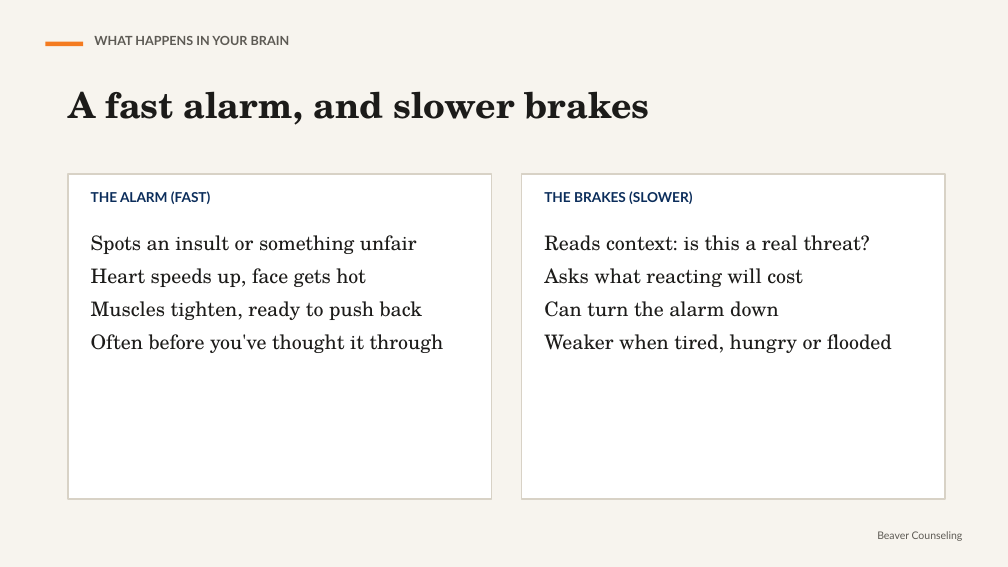
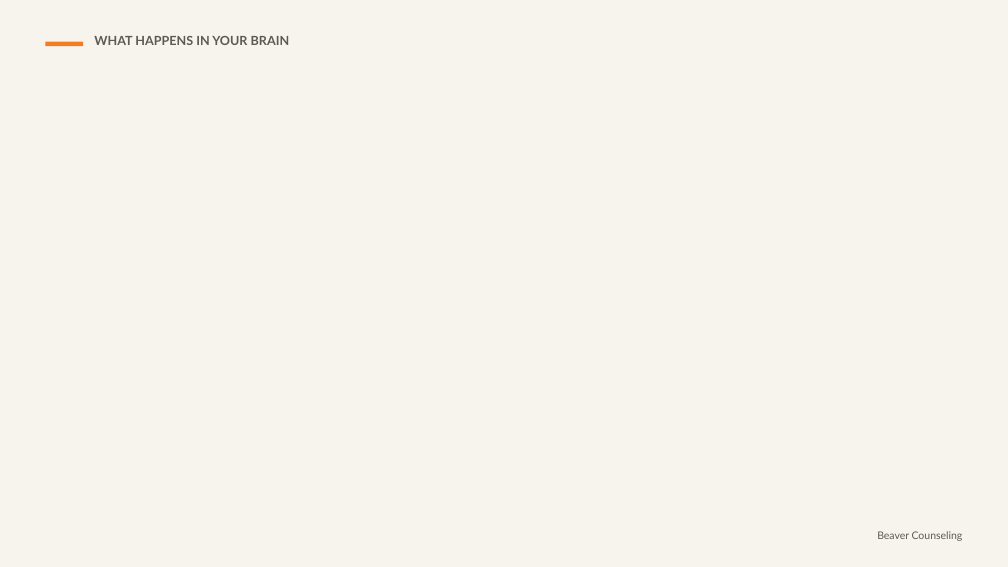
Before and after one commit to rmwtoolkit/bcds-toolkit, a slide deck: slide 4 of decks/anger-is-information-lesson-v2.pptx. Drawn at 1008x567 pixels with LibreOffice and Linux fonts; fonts in the diff are those of the drawing; background and template pictures are left out. Boxes give left, top, right and bottom in pixels: in the first picture for what was removed or moved away, otherwise in the second. Text is boxed around its words. In the diff, an @@ line names an element or a change of style, - is before the commit and + after.

```diff
--- a/decks/anger-is-information-lesson-v2.pptx
+++ b/decks/anger-is-information-lesson-v2.pptx
@@ text removed at <box>68,91,650,125</box> @@
-A fast alarm, and slower brakes
@@ rectangle removed at <box>68,174,492,499</box> @@
@@ rectangle removed at <box>522,174,945,499</box> @@
@@ text removed at <box>91,191,210,204</box> @@
-THE ALARM (FAST)
@@ text removed at <box>544,191,692,204</box> @@
-THE BRAKES (SLOWER)
@@ text removed at <box>91,235,444,353</box> @@
-Spots an insult or something unfair
-Heart speeds up, face gets hot
-Muscles tighten, ready to push back
-Often before you've thought it through
@@ text removed at <box>544,235,892,353</box> @@
-Reads context: is this a real threat?
-Asks what reacting will cost
-Can turn the alarm down
-Weaker when tired, hungry or flooded
```
Also in this commit, not shown: 9 other slides changed, 14 slides added, 2 slides removed, 20 other files.
